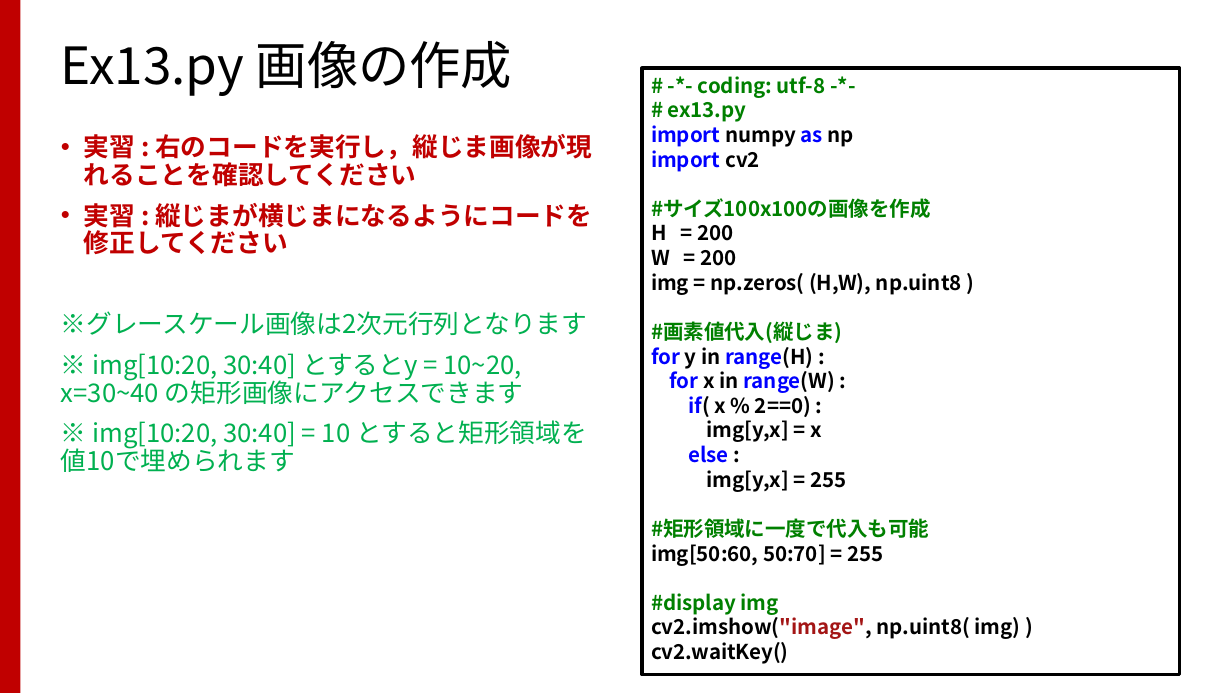
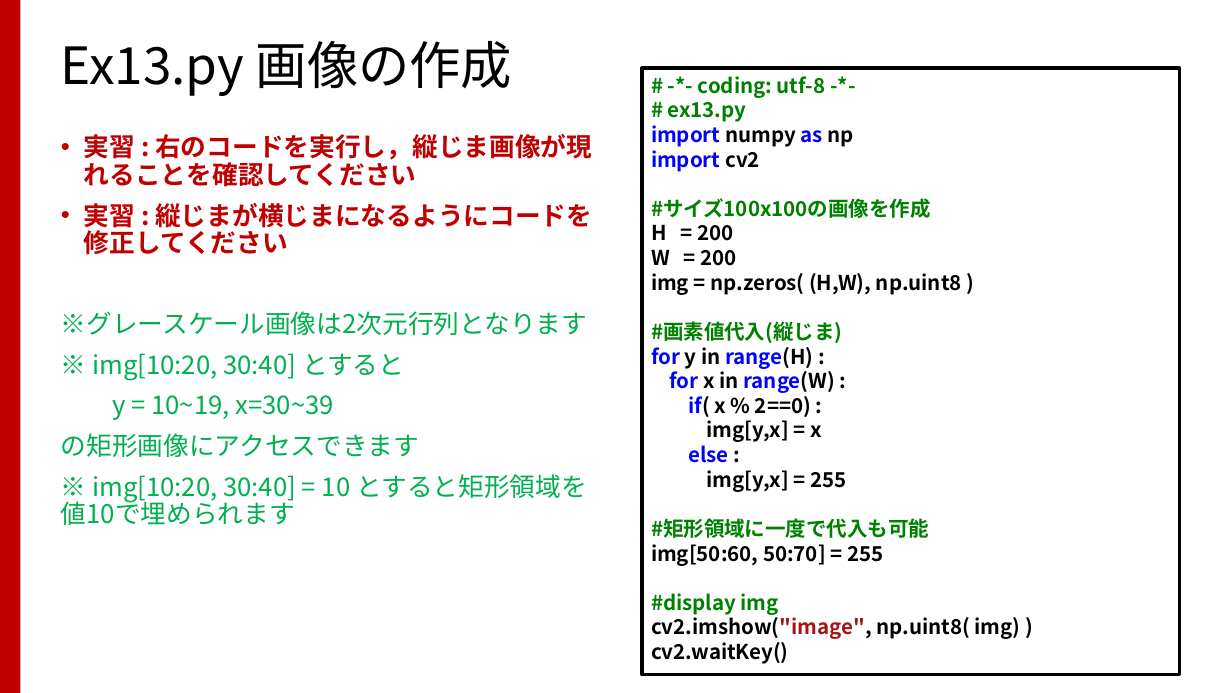
Before and after one commit to TakashiIjiri/TakashiIjiri.github.io, a slide deck: slide 25 of classes/dm2017_1/dm1_7.pptx. Drawn at 1232x693 pixels with LibreOffice and Linux fonts; fonts in the diff are those of the drawing. Boxes give left, top, right and bottom in pixels: in the first picture for what was removed or moved away, otherwise in the second. Text is boxed around its words. In the diff, an @@ line names an element or a change of style, - is before the commit and + after.

```diff
--- a/classes/dm2017_1/dm1_7.pptx
+++ b/classes/dm2017_1/dm1_7.pptx
@@ text at (61,353,420,457): text changed @@
-※ img[10:20, 30:40] とするとy = 10~20, x=30~40 の矩形画像にアクセスできます
+※ img[10:20, 30:40] とすると
+y = 10~19, x=30~39
+の矩形画像にアクセスできます
```
Also in this commit, not shown: 1 other slide changed, 3 other files.
